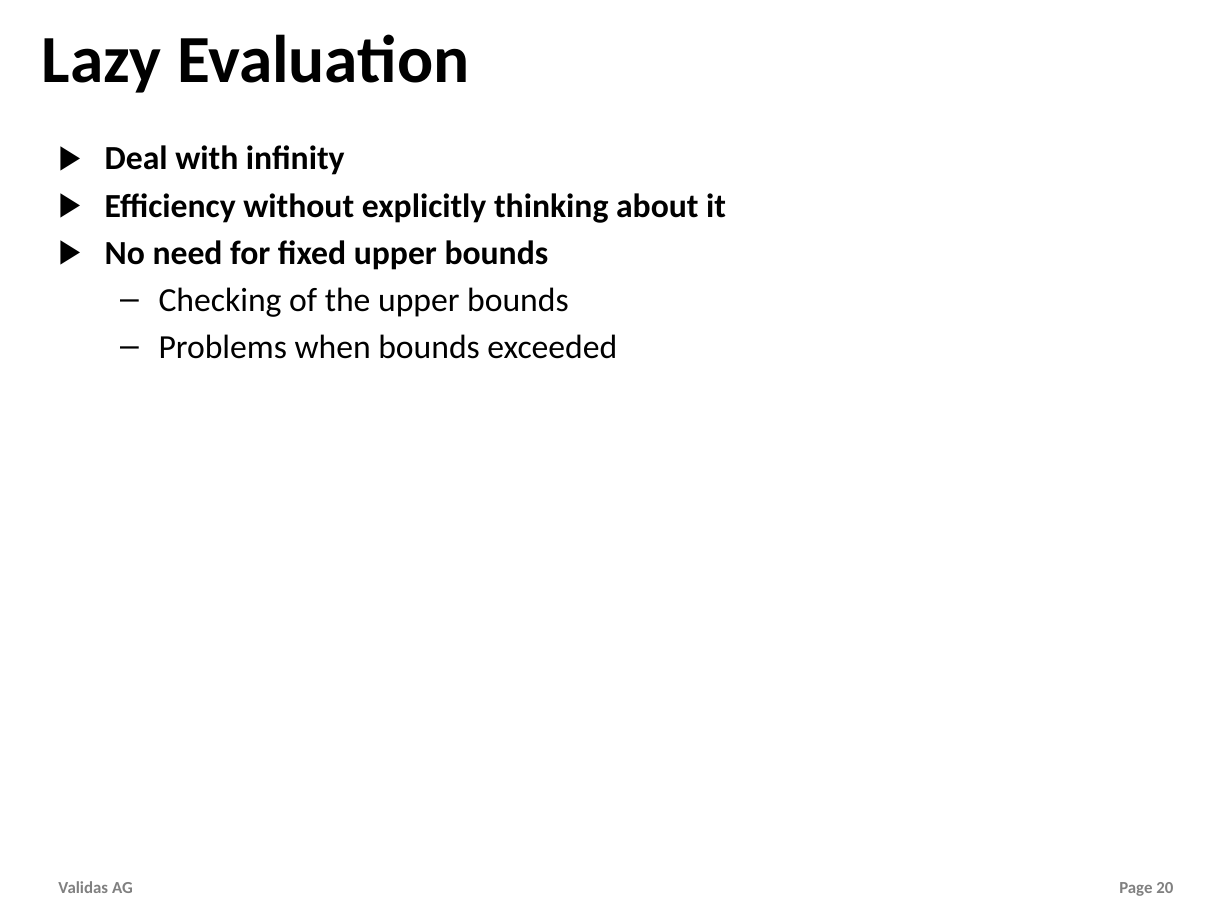
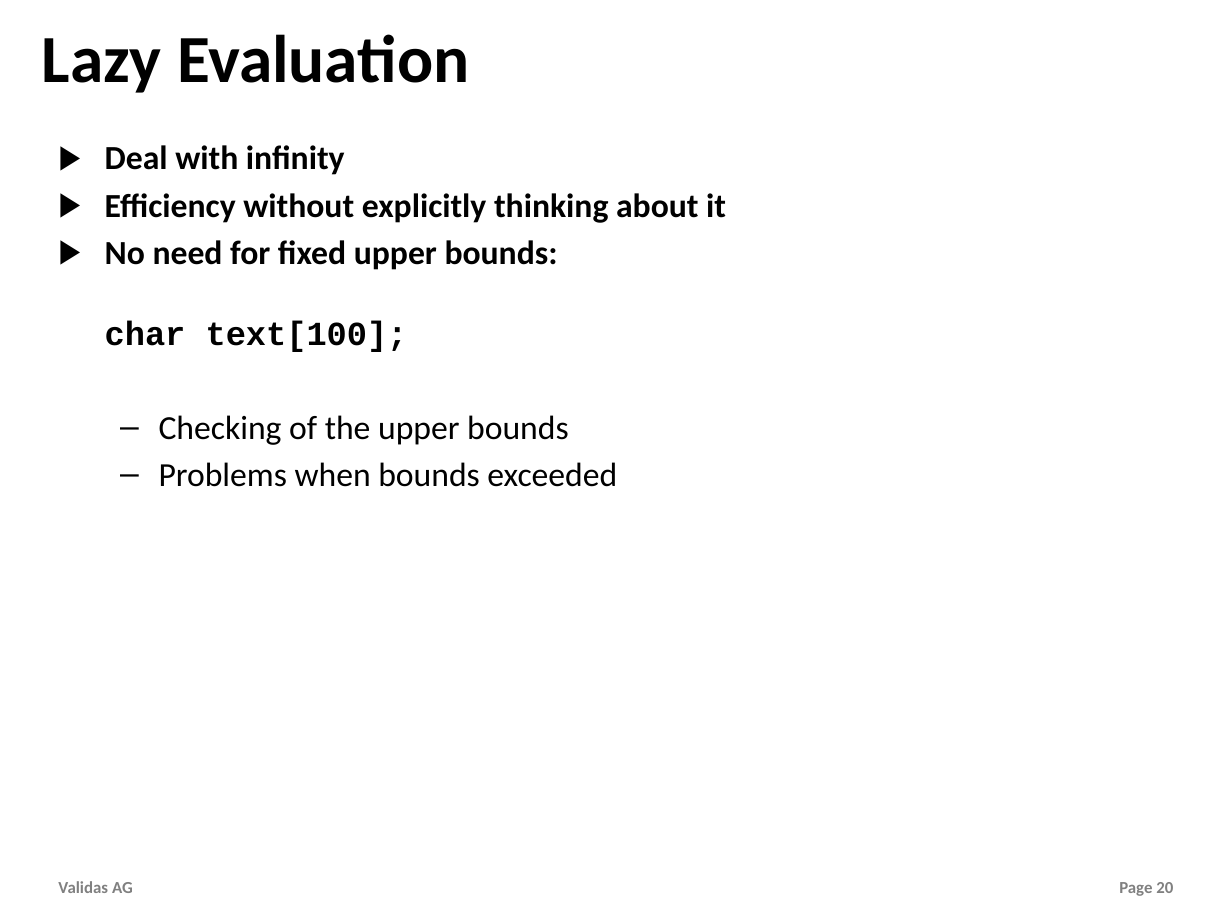
Before and after one commit to theoremprover/tvg, a slide deck: slide 20 of Vortraege/Towards_Haskell.pptx. Drawn at 1232x924 pixels with LibreOffice and Linux fonts; fonts in the diff are those of the drawing; background and template pictures are left out. Boxes give left, top, right and bottom in pixels: in the first picture for what was removed or moved away, otherwise in the second. Text is boxed around its words. In the diff, an @@ line names an element or a change of style, - is before the commit and + after.

```diff
--- a/Vortraege/Towards_Haskell.pptx
+++ b/Vortraege/Towards_Haskell.pptx
@@ text at (105, 240, 558, 352): text changed @@
-▶ No need for fixed upper bounds
+▶ No need for fixed upper bounds:
+  char text[100];
```
Also in this commit, not shown: 3 other slides changed.
